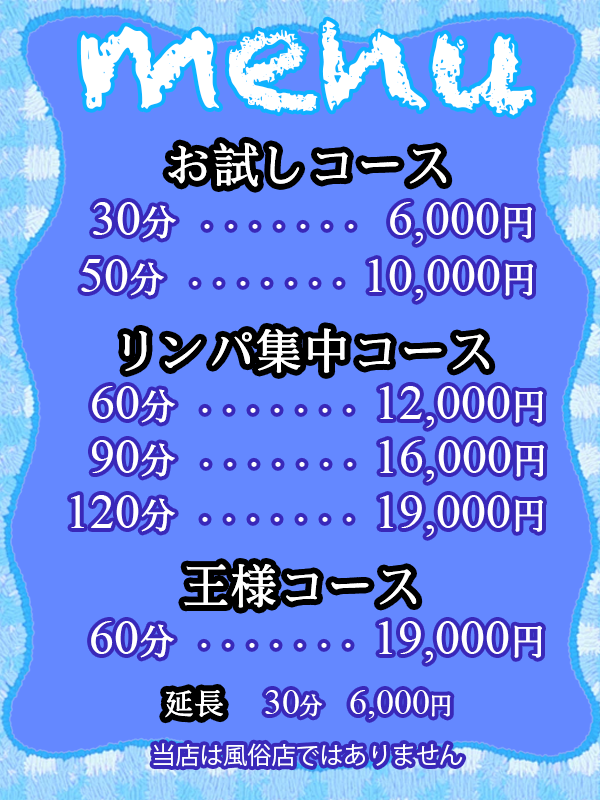
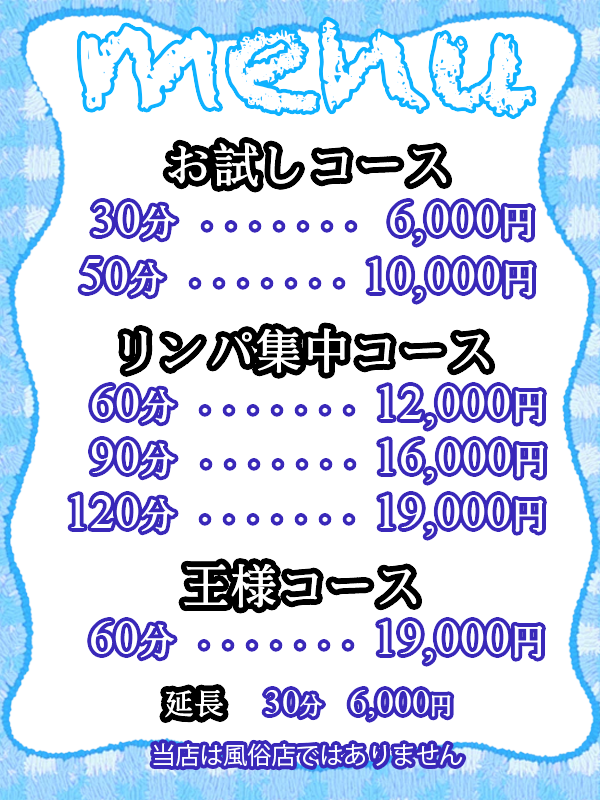
Two versions of the same layered image (600x800). Layer-by-layer changes:
painted on "图层 1" over bbox(8, 14, 594, 766)
removed layer "图层 0" over bbox(8, 14, 594, 766)